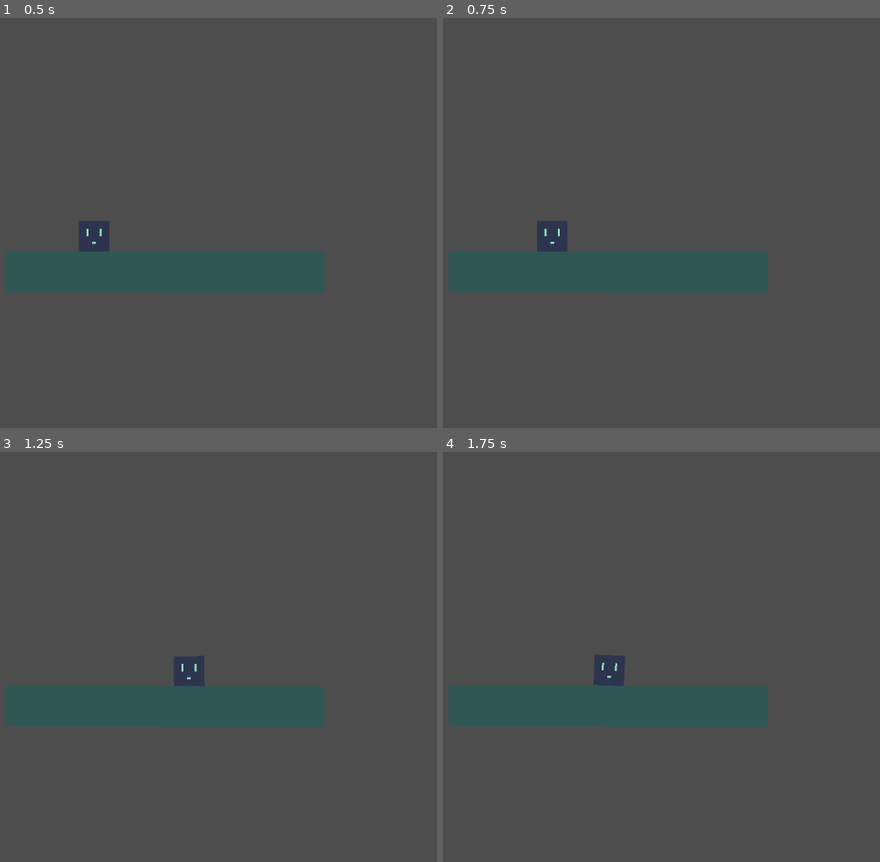
Above: before the commit, frames 1-4 (two rows, left to right).
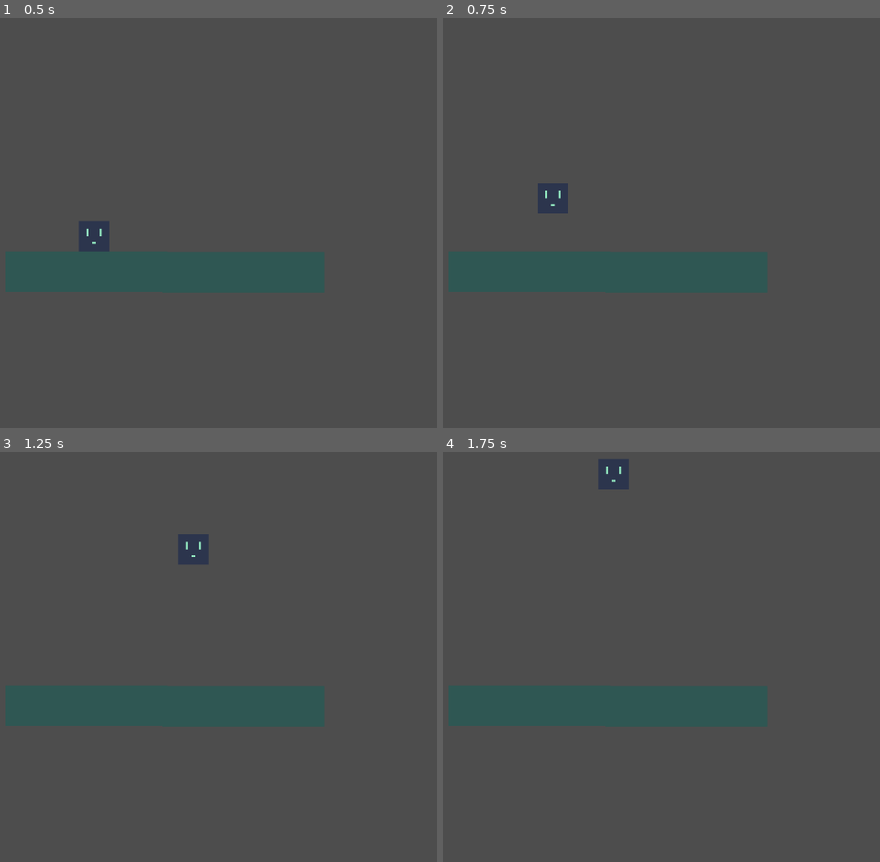
Above: after the commit, the same moments.

Repository: Chandy57/Platform
Game: Godot game, scene res://scenes/main.tscn
Same seed, same stepped clock (60 frames per second), same inputs: the game is played once before the commit and once after it.
Inputs:
- Up to frame 1 (0.5 s): no input
- Up to frame 2 (0.75 s): hold D (right) from 0.53 s (still down); tap Space (jump) at 0.6 s
- Up to frame 3 (1.25 s): keep holding D (right); tap Space (jump) at 0.77, 1.07 s
- Up to frame 4 (1.75 s): release D (right) at 1.28 s; hold A (left) from 1.28 s (still down); tap Space (jump) at 1.35, 1.52 s

Frame 1 is identical in both runs. In frame 2, 1.0% of the frame differs, in the area x 21-29%, y 40-58%; in frame 3, 1.0%; in frame 4, 1.0%, in the area x 34-43%, y 1-58%.

Commit message:
add jumping

Diff:
--- a/PlatformGame/scenes/main.tscn
+++ b/PlatformGame/scenes/main.tscn
@@ -8,6 +8,7 @@
 [node name="Character" parent="." instance=ExtResource("1_xtv18")]
 position = Vector2(437, 278)
 gravity_scale = 2.0
+lock_rotation = true
 linear_damp = 7.0
 speed = 2000.0
 
--- a/PlatformGame/scripts/character_control.gd
+++ b/PlatformGame/scripts/character_control.gd
@@ -12,6 +12,8 @@
 		direction.x = -1
 	if(Input.is_action_pressed("right")):
 		direction.x = 1
+	if(Input.is_action_just_pressed("jump")):
+		apply_impulse(Vector2.UP * 1000)
 
 	apply_force(direction * speed)
 	direction = Vector2.ZERO
